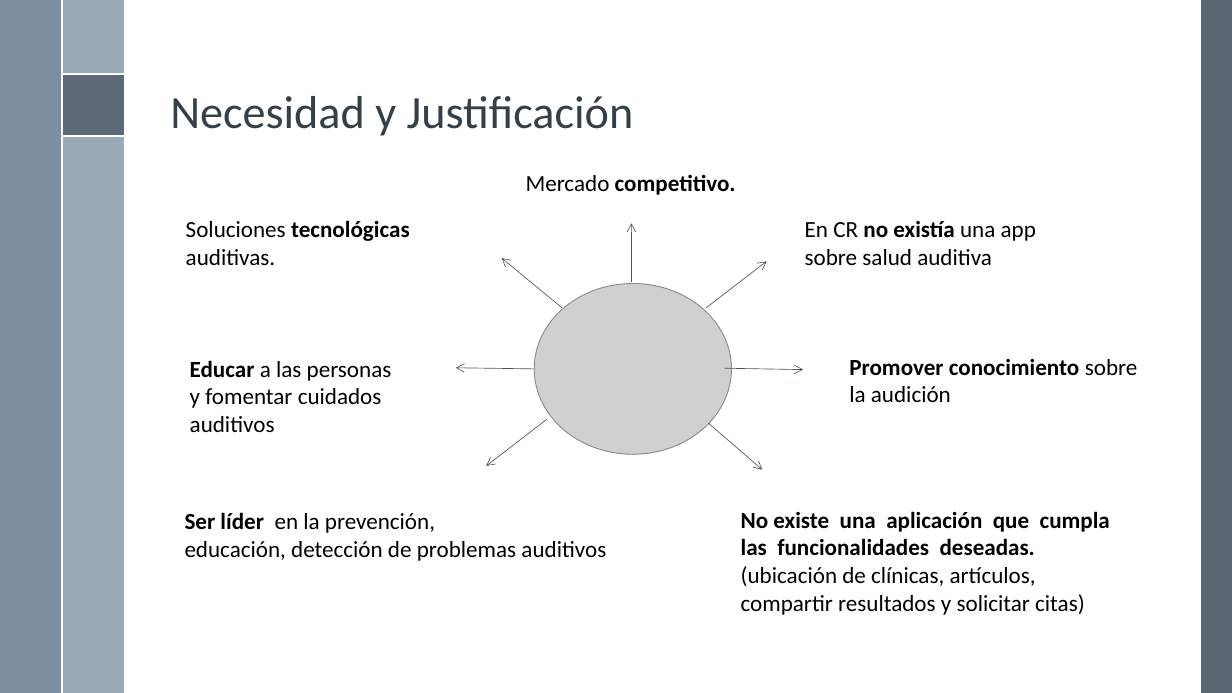
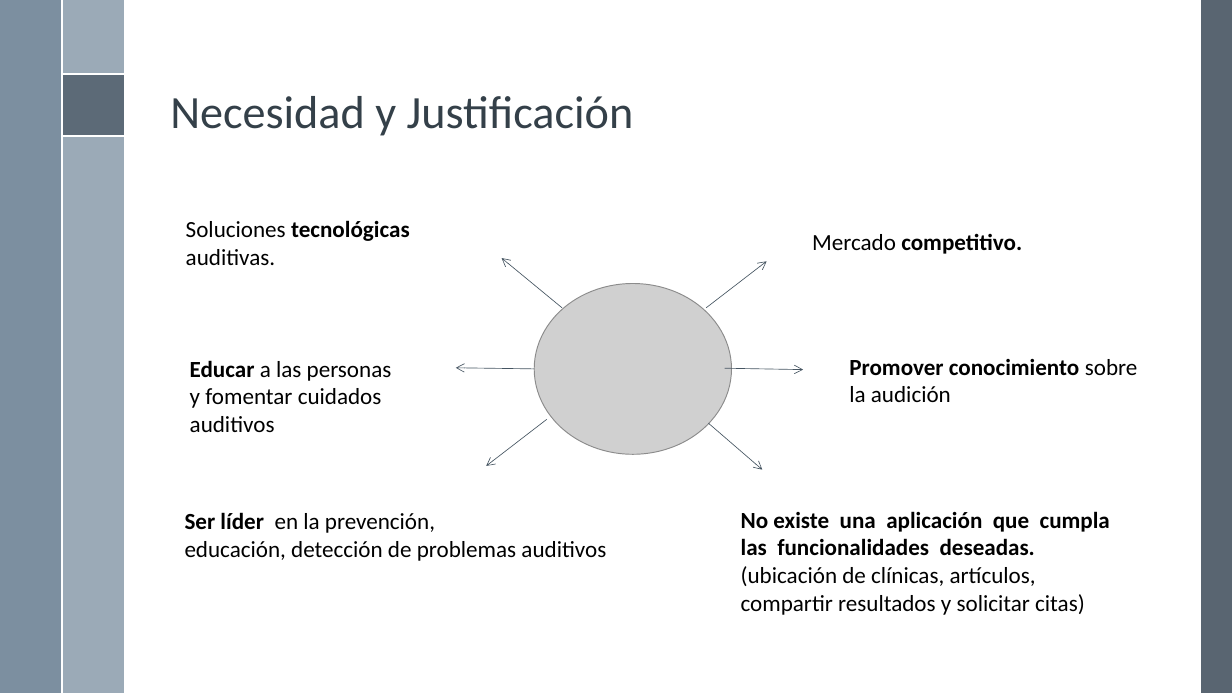
Before and after one commit to rbaltodanog/audinsaapp, a slide deck: slide 9 of documentacion/presentacion/Presentación.pptx. Drawn at 1232x693 pixels with LibreOffice and Linux fonts; fonts in the diff are those of the drawing; grey boxes stand for pictures; background and template pictures are left out. Boxes give left, top, right and bottom in pixels: in the first picture for what was removed or moved away, otherwise in the second. Text is boxed around its words. In the diff, an @@ line names an element or a change of style, - is before the commit and + after.

```diff
--- a/documentacion/presentacion/Presentación.pptx
+++ b/documentacion/presentacion/Presentación.pptx
@@ arrow removed from (631, 283) to (631, 224) @@
@@ text "Mercado competitivo.": place and size @@
-text "Mercado competitivo." at [526,174,736,195]
+text "Mercado competitivo." at [812,233,1022,254]
@@ text removed at [805,221,1036,265] @@
-En CR no existía una app
-sobre salud auditiva
```
Also in this commit, not shown: 3 other slides changed, 2 slides removed.
